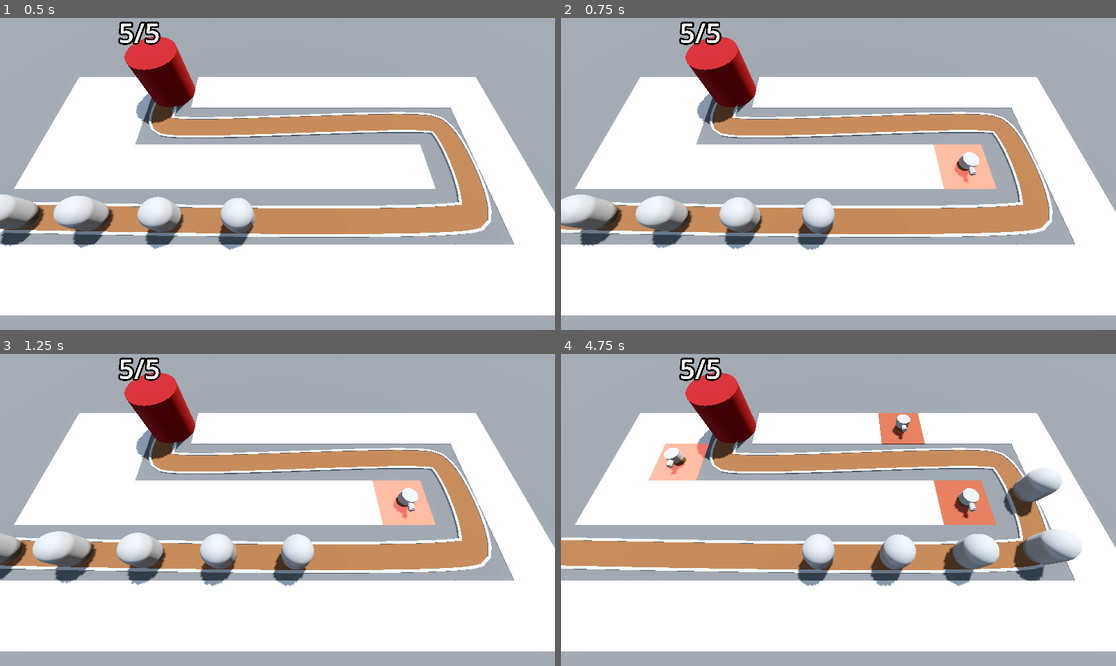
Above: before the commit, frames 1-4 (two rows, left to right).
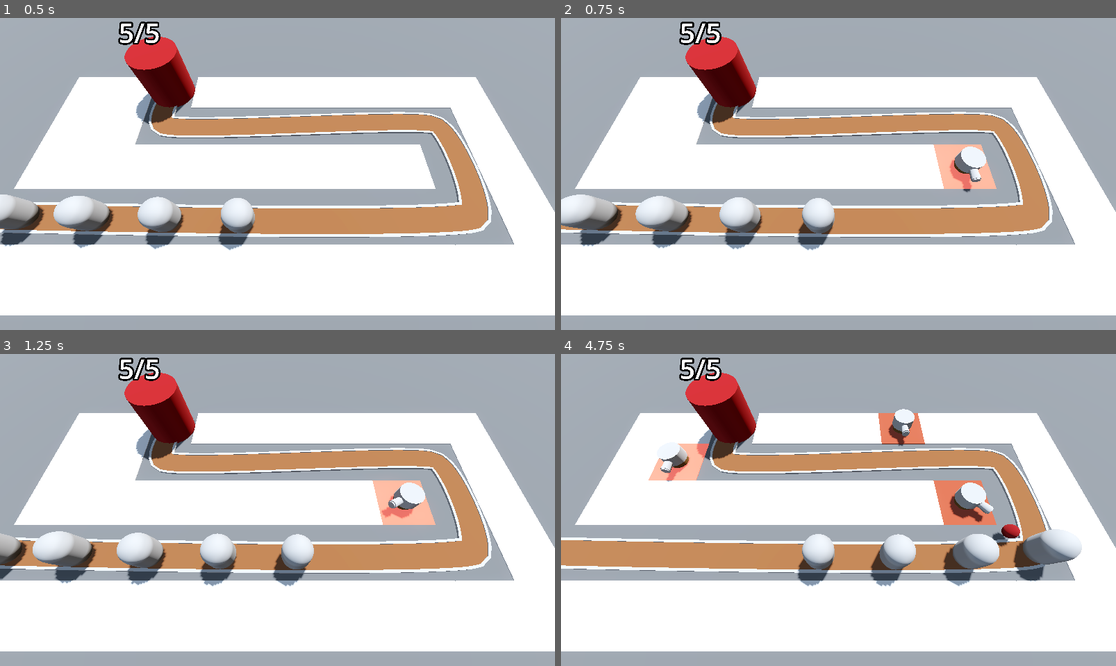
Above: after the commit, the same moments.

Repository: ellebell43/barbarian-blaster
Game: Godot game, scene res://scenes/base-level.tscn
Two runs of this game, one before a commit and one after it. Both use one fixed random seed, a clock stepped at 60 frames per second and the inputs below.
Inputs (mouse positions are in pixels of both pictures, inside the frame that each line leads up to):
- Up to frame 1 (0.5 s): no input
- Up to frame 2 (0.75 s): move the mouse to (960, 158) at 0.52 s; click (960, 158) at 0.6 s
- Up to frame 3 (1.25 s): no input
- Up to frame 4 (4.75 s): move the mouse to (727, 525) at 1.27 s; click (727, 525) at 1.35 s; move the mouse to (894, 441) at 2.02 s; click (894, 441) at 2.1 s; move the mouse to (810, 572) at 2.77 s; click (810, 572) at 2.85 s; move the mouse to (1005, 556) at 3.52 s; click (1005, 556) at 3.6 s; move the mouse to (672, 463) at 4.27 s; click (672, 463) at 4.35 s

Frame 1 is identical in both runs. In frame 2, 0.4% of the frame differs, in the area x 69-77%, y 41-56%; in frame 3, 0.4%; in frame 4, 2.1%, in the area x 17-91%, y 17-62%.

Commit message:
turrets shoot
- turrets shoot!
- when a projectile hits an enemy, it deals a specific amount of damage
- projectiles delete after hitting an enemy or after 2 seconds
- towers aim at enemy furthest along the track if they're within range
- a square can only hold one enemy.

Diff:
--- a/project.godot
+++ b/project.godot
@@ -18,6 +18,8 @@
 [global_group]
 
 base=""
+enemy_area=""
+enemy=""
 
 [input]
 
--- a/scenes/base-level.tscn
+++ b/scenes/base-level.tscn
@@ -126,7 +126,7 @@
 progress = 10.0
 
 [node name="Enemy4" parent="Path3D" instance=ExtResource("2_3tsvm")]
-transform = Transform3D(-0.016311945, 0, -0.99986124, 0, 1, 0, 0.99986124, 0, -0.016311945, -10.003347, 0, 6.314244)
+transform = Transform3D(-0.016311826, 0, -0.99986124, 0, 1, 0, 0.99986124, 0, -0.016311826, -10.003347, 0, 6.314244)
 progress = 15.0
 
 [node name="Enemy5" parent="Path3D" instance=ExtResource("2_3tsvm")]
@@ -136,6 +136,7 @@
 [node name="Base" parent="." instance=ExtResource("3_l6ph3")]
 transform = Transform3D(1, 0, 0, 0, 1, 0, 0, 0, 1, -10, 0, -6)
 
-[node name="TurretManager" type="Node3D" parent="."]
+[node name="TurretManager" type="Node3D" parent="." node_paths=PackedStringArray("enemy_path")]
 script = ExtResource("5_cxbiy")
 turret_scene = ExtResource("6_gn7e1")
+enemy_path = NodePath("../Path3D")
--- a/scenes/enemy/enemy.gd
+++ b/scenes/enemy/enemy.gd
@@ -1,15 +1,22 @@
 class_name Enemy
+extends PathFollow3D
 
-extends PathFollow3D
-@export var speed: float = 5
+@export var speed:= 5
 @export var damage: int = 1
 @export var delay: float = 0
+@export var max_health = 50
 
 @onready var base: PlayerBase = get_tree().get_first_node_in_group("base")
 
+var current_health: int:
+	set(new_health):
+		current_health = new_health
+		if current_health < 1:
+			queue_free()
+
 # Called when the node enters the scene tree for the first time.
 func _ready() -> void:
-	pass # Replace with function body.
+	current_health = max_health
 
 
 # Called every frame. 'delta' is the elapsed time since the previous frame.
@@ -18,4 +25,3 @@
 	if (progress_ratio == 1):
 		base.take_damage(damage)
 		queue_free()
-	pass
--- a/scenes/enemy/enemy.tscn
+++ b/scenes/enemy/enemy.tscn
@@ -6,7 +6,11 @@
 radius = 1.0
 height = 3.0
 
-[node name="Enemy" type="PathFollow3D"]
+[sub_resource type="CapsuleShape3D" id="CapsuleShape3D_4a83h"]
+radius = 1.0
+height = 3.0
+
+[node name="Enemy" type="PathFollow3D" groups=["enemy"]]
 transform = Transform3D(-0.026306586, 0, -0.9996482, 0, 1, 0, 0.9996482, 0, -0.026306586, 0, 0, 0)
 loop = false
 script = ExtResource("1_4a83h")
@@ -14,3 +18,9 @@
 [node name="MeshInstance3D" type="MeshInstance3D" parent="."]
 transform = Transform3D(1, 0, 0, 0, 1, 0, 0, 0, 1, 0, 1.5, 0)
 mesh = SubResource("CapsuleMesh_f882f")
+
+[node name="Area3D" type="Area3D" parent="." groups=["enemy_area"]]
+
+[node name="CollisionShape3D" type="CollisionShape3D" parent="Area3D"]
+transform = Transform3D(1, 0, 1.8626451e-09, 0, 1, 0, -1.8626451e-09, 0, 1, 0, 1.5, 0)
+shape = SubResource("CapsuleShape3D_4a83h")
--- a/scenes/turret-manager.gd
+++ b/scenes/turret-manager.gd
@@ -3,8 +3,16 @@
 extends Node3D
 
 @export var turret_scene: PackedScene
+@export var enemy_path: Path3D
 
 func create_turret(turret_position: Vector3):
-	var turret = turret_scene.instantiate()
-	add_child(turret)
-	turret.global_position = turret_position
+	var space_occupied = false
+	for item in get_children():
+		if item.global_position == turret_position:
+			space_occupied = true
+
+	if not space_occupied:
+		var turret: Turret = turret_scene.instantiate()
+		add_child(turret)
+		turret.global_position = turret_position
+		turret.enemy_path = enemy_path
--- /dev/null
+++ b/scenes/turret/projectile.gd
@@ -0,0 +1,18 @@
+extends Area3D
+
+@export var speed := 30.0
+
+var direction := Vector3.FORWARD
+
+func _physics_process(delta: float) -> void:
+	position += direction * delta * speed
+
+func _on_lifespan_timer_timeout() -> void:
+	queue_free()
+
+
+func _on_area_entered(area: Area3D) -> void:
+	if area.is_in_group("enemy_area"):
+		var enemy = area.get_parent()
+		enemy.current_health -= 25
+		queue_free()
--- /dev/null
+++ b/scenes/turret/projectile.tscn
@@ -0,0 +1,29 @@
+[gd_scene load_steps=5 format=3 uid="uid://bboxpaoc16sgh"]
+
+[ext_resource type="Script" uid="uid://tinernmckcfv" path="res://scenes/turret/projectile.gd" id="1_78ogm"]
+
+[sub_resource type="StandardMaterial3D" id="StandardMaterial3D_30my0"]
+albedo_color = Color(0.44250143, 9.3854965e-07, 2.1658838e-07, 1)
+
+[sub_resource type="SphereMesh" id="SphereMesh_78ogm"]
+material = SubResource("StandardMaterial3D_30my0")
+
+[sub_resource type="SphereShape3D" id="SphereShape3D_fcm3p"]
+
+[node name="Projectile" type="Area3D"]
+top_level = true
+script = ExtResource("1_78ogm")
+
+[node name="MeshInstance3D" type="MeshInstance3D" parent="."]
+mesh = SubResource("SphereMesh_78ogm")
+
+[node name="CollisionShape3D" type="CollisionShape3D" parent="."]
+shape = SubResource("SphereShape3D_fcm3p")
+
+[node name="LifespanTimer" type="Timer" parent="."]
+wait_time = 2.0
+one_shot = true
+autostart = true
+
+[connection signal="area_entered" from="." to="." method="_on_area_entered"]
+[connection signal="timeout" from="LifespanTimer" to="." method="_on_lifespan_timer_timeout"]
--- /dev/null
+++ b/scenes/turret/turret.gd
@@ -0,0 +1,41 @@
+class_name Turret
+
+extends Node3D
+
+@export var projectile: PackedScene
+@export var shot_speed := 1.0
+@export var turret_range := 10.0
+
+@onready var shot_timer: Timer = $ShotTimer
+@onready var turret_barrel: MeshInstance3D = $TurretBase/TurretTop
+@onready var targeting_ray: RayCast3D = $TargetingRay
+
+var shoot := false
+var enemy_path: Path3D
+
+func _ready() -> void:
+	shot_timer.wait_time = shot_speed
+
+func _physics_process(_delta: float) -> void:
+	var target = find_best_target()
+	if target:
+		shoot = true
+		look_at(find_best_target().global_position, Vector3.UP, true)
+	else:
+		shoot = false
+
+func _on_shot_timer_timeout() -> void:
+	if shoot:
+		var shot = projectile.instantiate()
+		add_child(shot)
+		shot.global_position = turret_barrel.global_position
+		shot.direction = global_transform.basis.z # modify direction based on the global z axis rather than the parents z
+
+func find_best_target() -> PathFollow3D:
+	var best_target = null
+	var best_progress = 0
+	for target in enemy_path.get_children():
+		if target is PathFollow3D:
+			if target.progress > best_progress and global_position.distance_to(target.global_position) <= turret_range:
+				best_target = target
+	return best_target
--- a/scenes/turret/turret.tscn
+++ b/scenes/turret/turret.tscn
@@ -1,4 +1,7 @@
-[gd_scene load_steps=7 format=3 uid="uid://c0g0kpx1wemmw"]
+[gd_scene load_steps=9 format=3 uid="uid://c0g0kpx1wemmw"]
+
+[ext_resource type="Script" uid="uid://bjiqehr883jcp" path="res://scenes/turret/turret.gd" id="1_i6dxt"]
+[ext_resource type="PackedScene" uid="uid://bboxpaoc16sgh" path="res://scenes/turret/projectile.tscn" id="2_rmqmx"]
 
 [sub_resource type="StandardMaterial3D" id="StandardMaterial3D_f8wgh"]
 albedo_color = Color(0.3853798, 0.2714499, 0.10596328, 1)
@@ -30,9 +33,11 @@
 height = 0.6
 
 [node name="Turret" type="Node3D"]
+script = ExtResource("1_i6dxt")
+projectile = ExtResource("2_rmqmx")
 
 [node name="TurretBase" type="MeshInstance3D" parent="."]
-transform = Transform3D(1, 0, 0, 0, 1, 0, 0, 0, 1, 0, 0.5, 0)
+transform = Transform3D(1.5, 0, 0, 0, 1.5, 0, 0, 0, 1.5, 0, 0.5, 0)
 mesh = SubResource("CylinderMesh_f8wgh")
 
 [node name="TurretTop" type="MeshInstance3D" parent="TurretBase"]
@@ -48,3 +53,10 @@
 transform = Transform3D(1, 1.7484555e-07, 0, 7.642742e-15, -4.371139e-08, 1, 1.7484555e-07, -1, -4.371139e-08, 0, 0, 0.8484384)
 mesh = SubResource("CylinderMesh_xfx51")
 skeleton = NodePath("../..")
+
+[node name="ShotTimer" type="Timer" parent="."]
+autostart = true
+
+[node name="TargetingRay" type="RayCast3D" parent="."]
+
+[connection signal="timeout" from="ShotTimer" to="." method="_on_shot_timer_timeout"]
Not shown: 1 places in scenes/enemy/enemy.tscn that only renumber resources
Not shown, added: scenes/turret/projectile.gd.uid
Not shown, added: scenes/turret/turret.gd.uid
